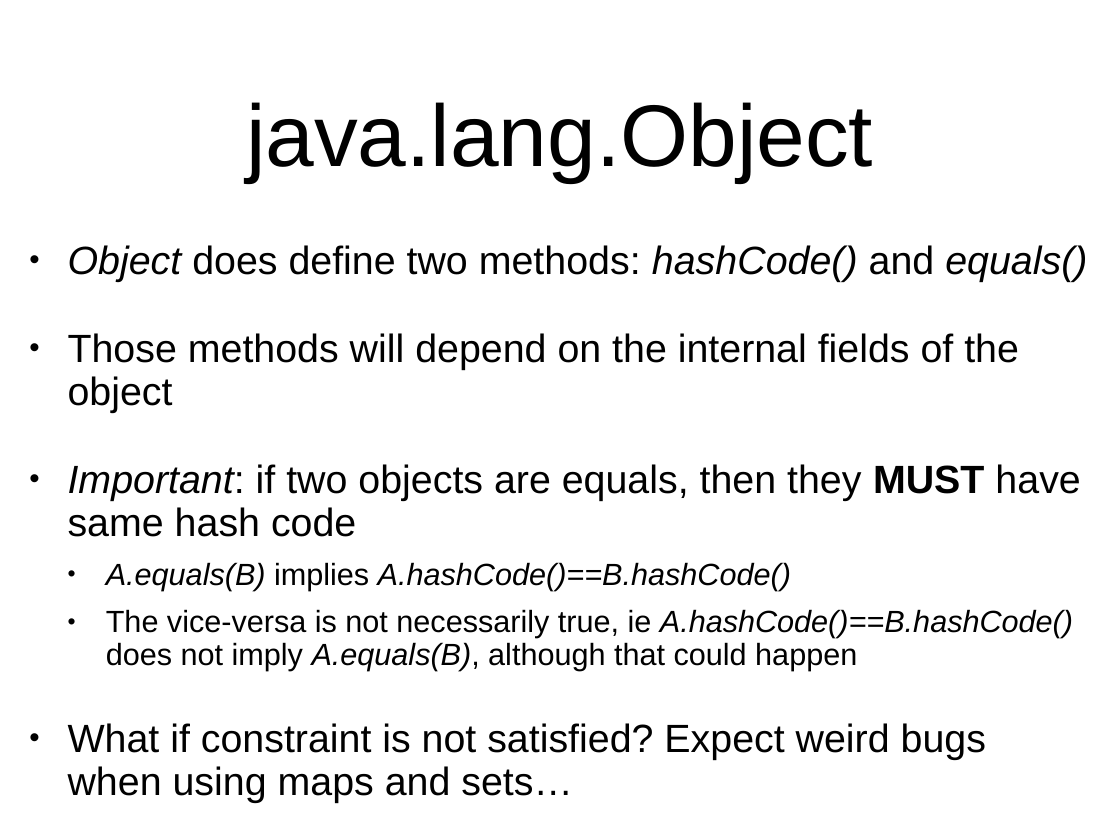
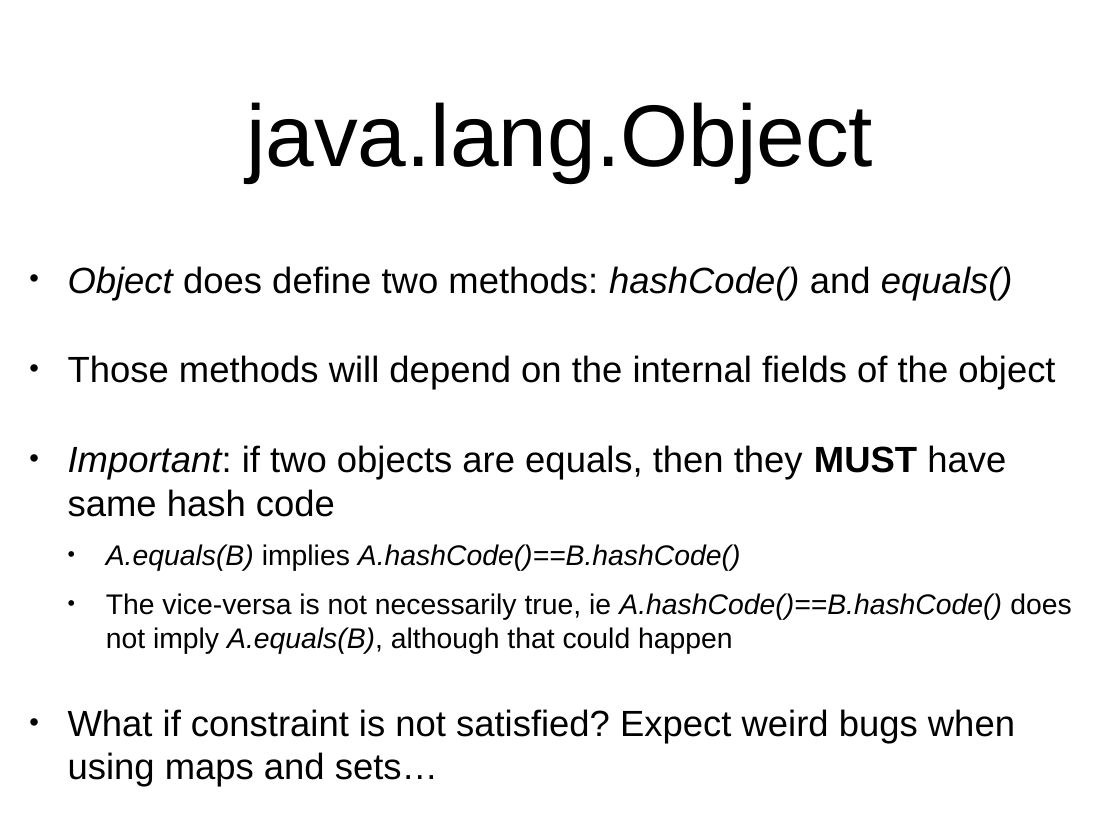
Before and after one commit to arcuri82/algorithms, a slide deck: slide 14 of docs/slides/06/06_hash_maps.pptx. Drawn at 1120x840 pixels with LibreOffice and Linux fonts; fonts in the diff are those of the drawing. Boxes give left, top, right and bottom in pixels: in the first picture for what was removed or moved away, otherwise in the second. Text is boxed around its words. In the diff, an @@ line names an element or a change of style, - is before the commit and + after.

```diff
--- a/docs/slides/06/06_hash_maps.pptx
+++ b/docs/slides/06/06_hash_maps.pptx
@@ text "Object does define two methods: ..." at (x1=68, y1=266, x2=1071, y2=787): size 36 to 33.3 pt in "Object does define two methods: hashCode() and ...", "Those methods will depend on the internal ...", "Important: if two objects are equals, then ...", "What if constraint is not satisfied? Expect ..."; size 28 to 25.9 pt in "A.equals(B) implies A.hashCode()==B.hashCode()", "The vice-versa is not necessarily true, ie ..."; line spacing 0.9 to 1 @@
```
Also in this commit, not shown: 1 other slide changed, 1 other file.
